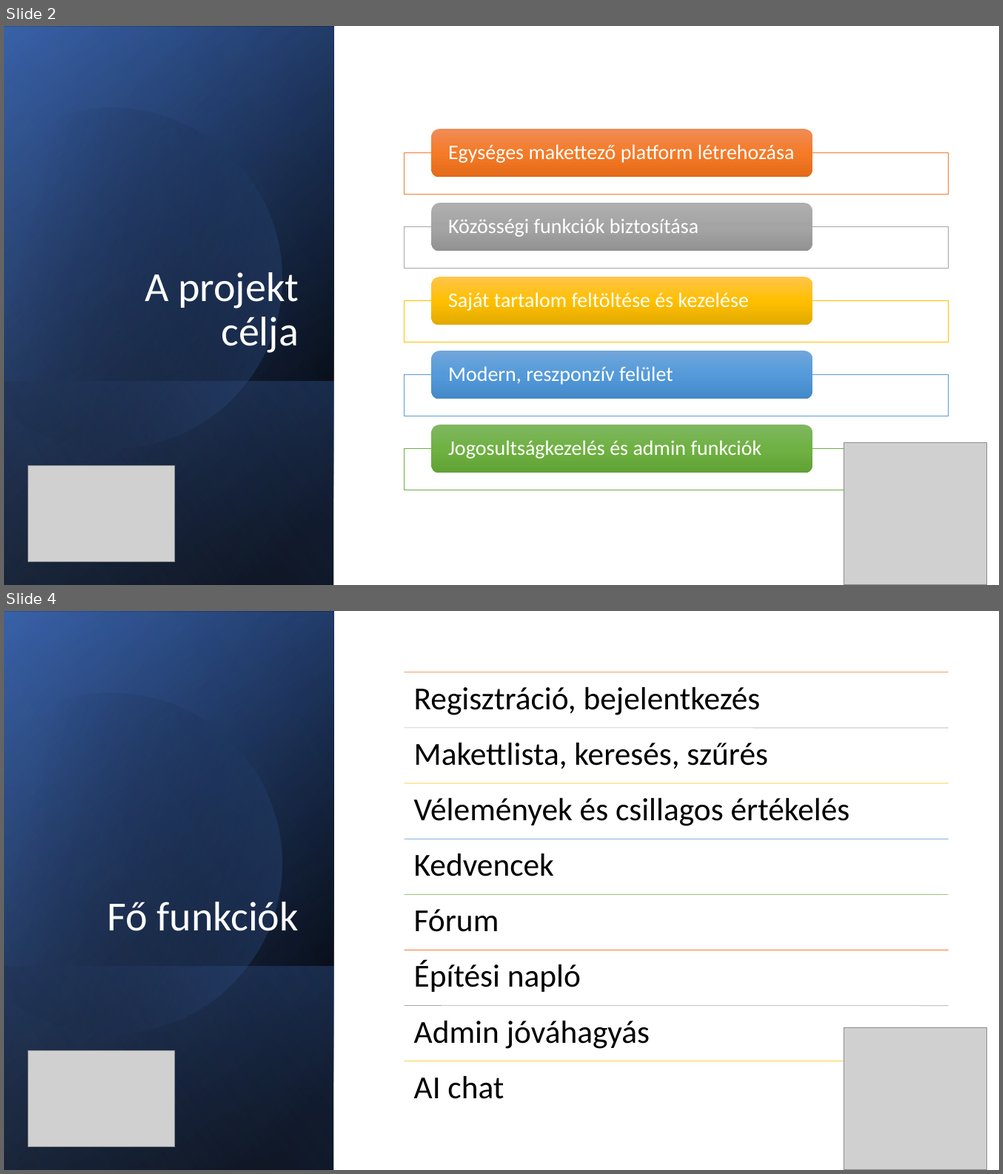
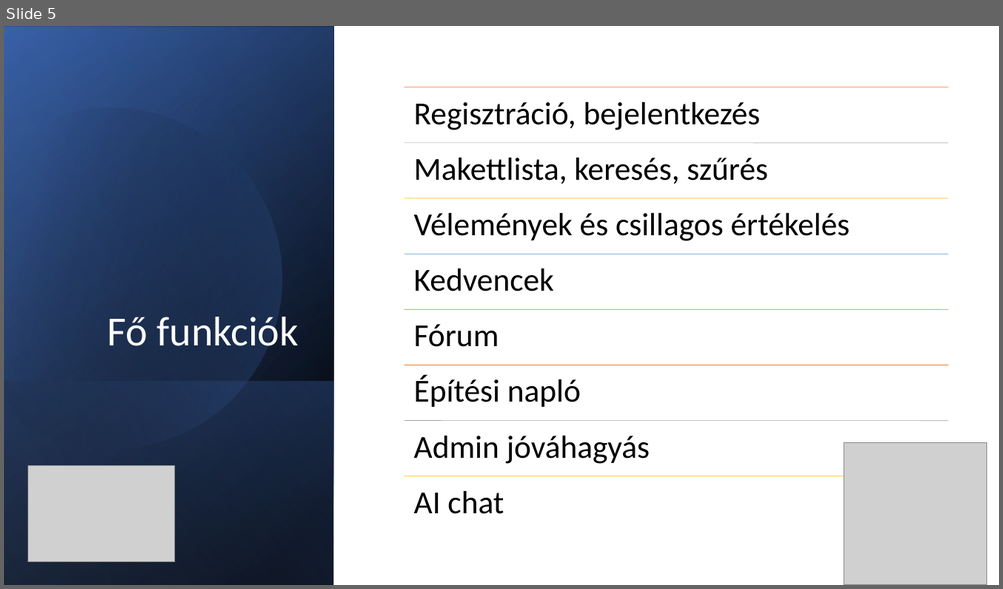
Before and after one commit to ClausPatrik/Makettoldal, a slide deck: MakettMester.pptx. Shown one above the other, each under a label of ours: slides 2 and 4 before the commit, slide 5 after it; the slides between them are not shown. The pictures are 1003x1174 and 1003x589 pixels, drawn with LibreOffice and Linux fonts; fonts in the diff are those of the drawing; grey boxes stand for pictures. Boxes give left, top, right and bottom in pixels: in the first picture for what was removed or moved away, otherwise in the second. Text is boxed around its words. In the diff, an @@ line names an element or a change of style, - is before the commit and + after.

```diff
--- a/MakettMester.pptx
+++ b/MakettMester.pptx
@@ slide 2 removed at box(4, 26, 999, 585), background #FFFFFF @@
@@ rectangle removed at box(4, 26, 334, 585) @@
@@ rectangle removed at box(4, 27, 334, 585) @@
@@ rectangle removed at box(4, 26, 334, 585) @@
@@ freeform shape removed at box(4, 67, 323, 483) @@
@@ title removed at box(145, 272, 299, 353) @@
-A projekt célja
@@ rectangle removed at box(4, 381, 334, 585) @@
@@ group removed at box(404, 129, 948, 490): 5 rectangles, 5 rounded rectangles, 5 texts @@
-Egységes makettező platform létrehozása
-Közösségi funkciók biztosítása
-Saját tartalom feltöltése és kezelése
-Modern, reszponzív felület
-Jogosultságkezelés és admin funkciók
@@ picture removed at box(843, 443, 986, 585) @@
@@ picture removed at box(28, 466, 175, 562) @@
@@ what was slide 4 is now slide 5 @@
```
Also in this commit, not shown: 1 slide changed, 2 slides added.
